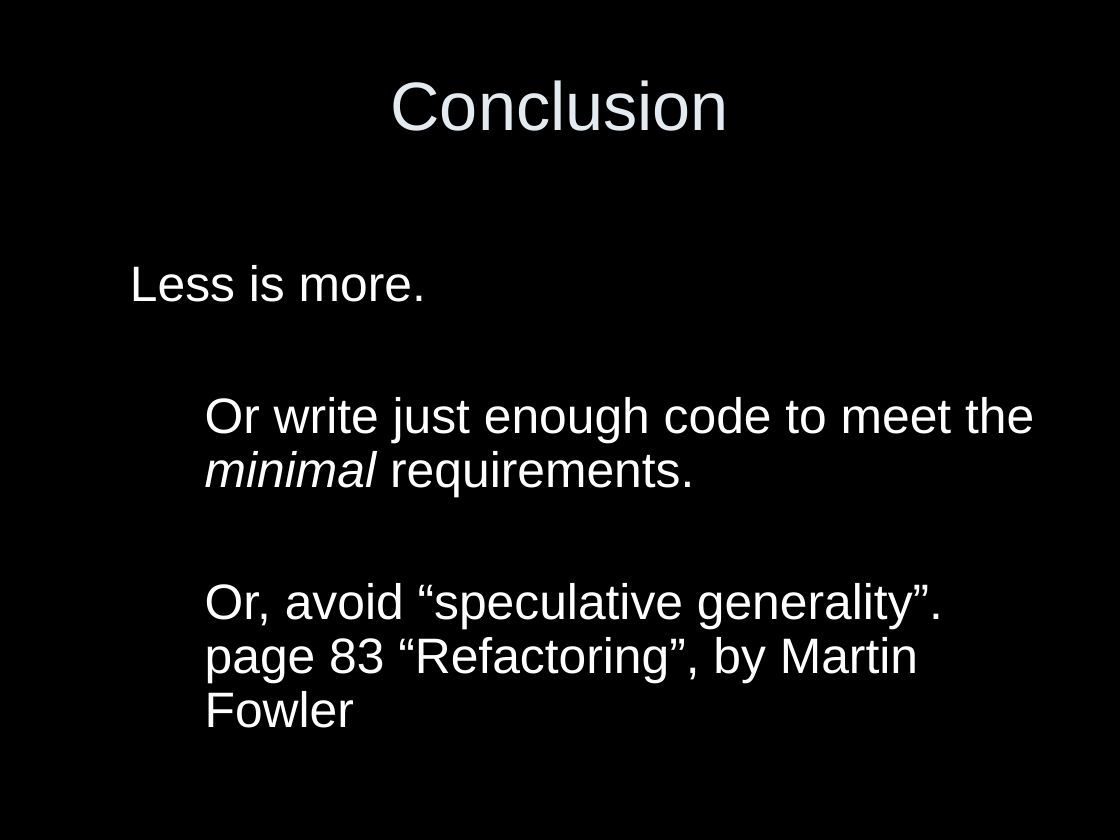
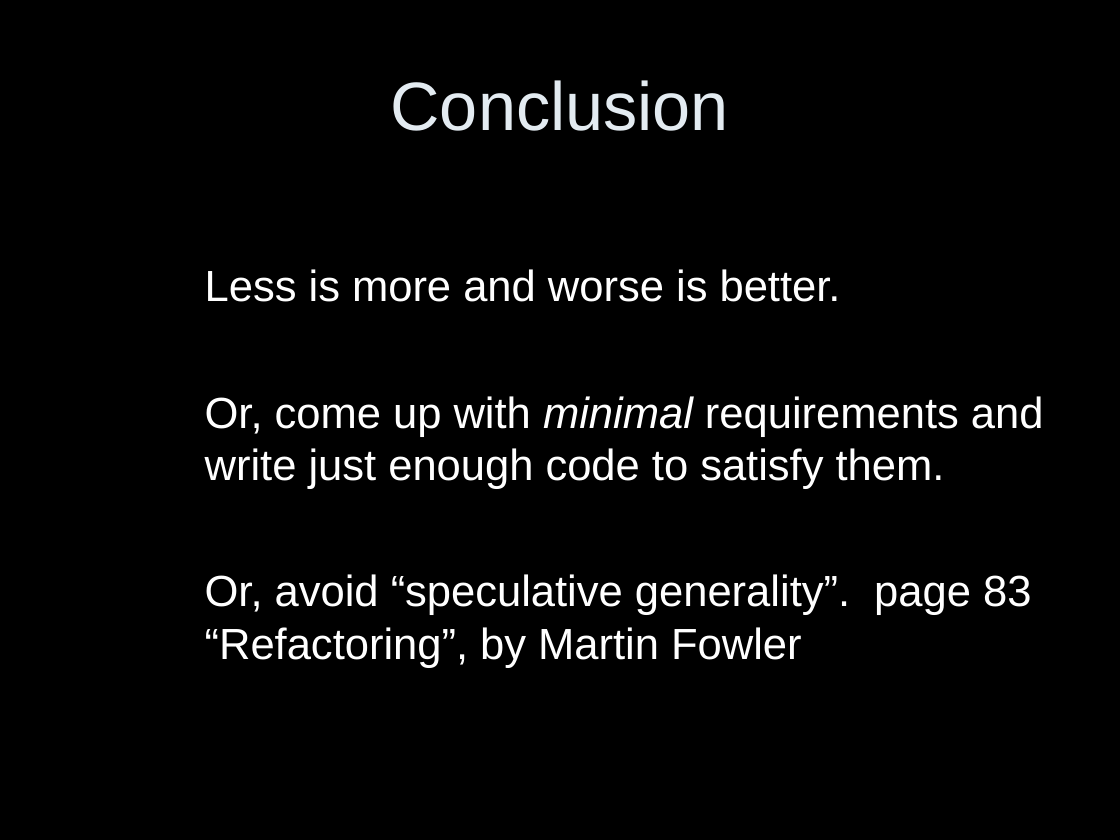
Before and after one commit to qos-ch/slf4j, a slide deck: slide 11 of slf4j-site/src/site/resources/slf4j-in-10-slides.ppt. Drawn at 1120x840 pixels with LibreOffice and Linux fonts; fonts in the diff are those of the drawing. Boxes give left, top, right and bottom in pixels: in the first picture for what was removed or moved away, otherwise in the second. Text is boxed around its words. In the diff, an @@ line names an element or a change of style, - is before the commit and + after.

```diff
--- a/slf4j-site/src/site/resources/slf4j-in-10-slides.ppt
+++ b/slf4j-site/src/site/resources/slf4j-in-10-slides.ppt
@@ text at (x1=205, y1=269, x2=1044, y2=489): text changed; size 32 to 28 pt @@
-Less is more.
-Or write just enough code to meet the minimal requirements.
+Less is more and worse is better.
+Or, come up with minimal requirements and write just enough code to satisfy them.
@@ text at (x1=205, y1=574, x2=1031, y2=668): size 32 to 28 pt in "Or, avoid “speculative generality”. page 83 “Refactoring”, ..."; line spacing 0.9 to 1; less space between paragraphs @@
```
Also in this commit, not shown: 1 other slide changed.
